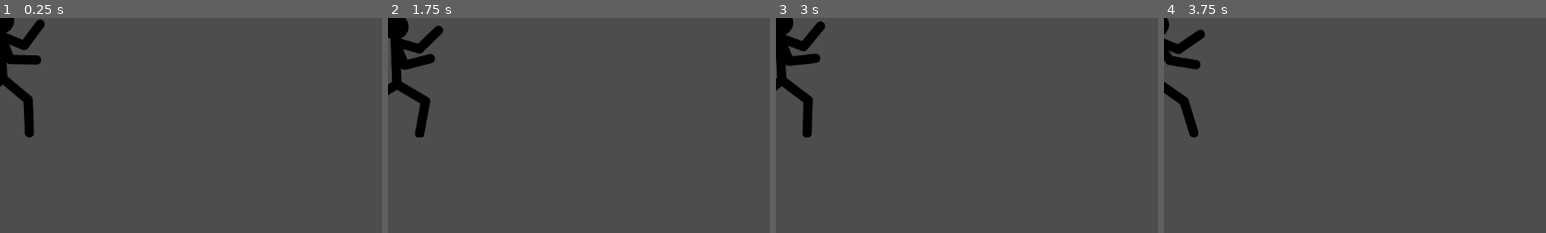
Above: before the commit, frames 1-4 (left to right).
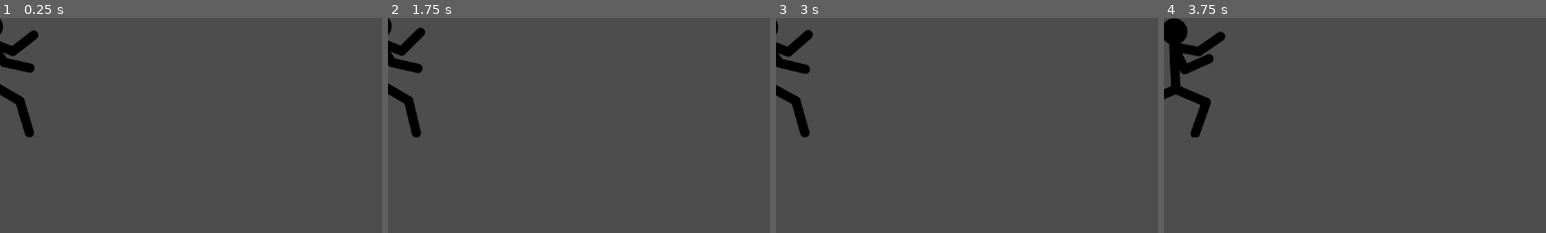
Above: after the commit, the same moments.

Repository: joshua-yoon1030/slowmo
Game: Godot game, scene res://Scenes/player1.tscn
Same seed, same stepped clock (60 frames per second), same inputs: the game is played once before the commit and once after it.
Inputs:
- Up to frame 1 (0.25 s): no input
- Up to frame 2 (1.75 s): tap Enter at 0.5 s; tap D (p1high) at 0.6 s; hold S (p1back) from 1.28 s (still down); tap A (p1low) at 1.35 s
- Up to frame 3 (3 s): release S (p1back) at 2.03 s; tap K (p2back) at 2.1 s; tap L (p2high) at 2.85 s
- Up to frame 4 (3.75 s): hold S (p1back) from 3.53 s (still down); tap J (p2low) at 3.6 s
The pictures show only the part of the screen within x 0-50%, y 0-50%; the shares and areas given below are measured in that part.

The runs differ from the first frame. In frame 1, 2.2% of the frame differs, in the area x 0-12%, y 0-53%; in frame 2, 3.1%; in frame 3, 2.9%; in frame 4, 3.2%, in the area x 0-16%, y 0-56%.

Commit message:
Reset player1 Starting Frame

Diff:
--- a/Scenes/player1.tscn
+++ b/Scenes/player1.tscn
@@ -78,6 +78,4 @@
 sprite_frames = SubResource("SpriteFrames_pqb02")
 animation = &"idle"
 autoplay = "idle"
-frame = 5
-frame_progress = 0.76994
 script = ExtResource("2_ndhuy")
